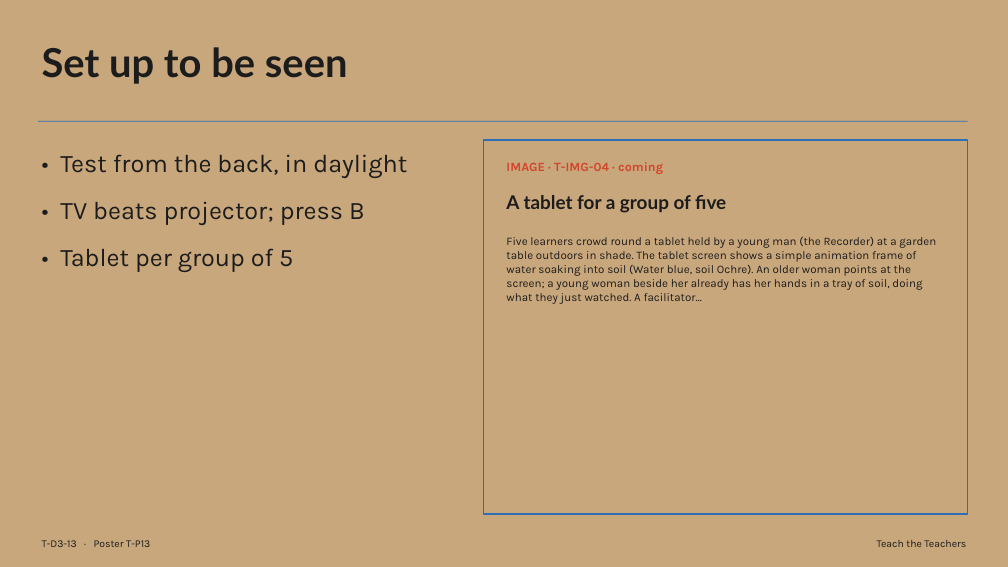
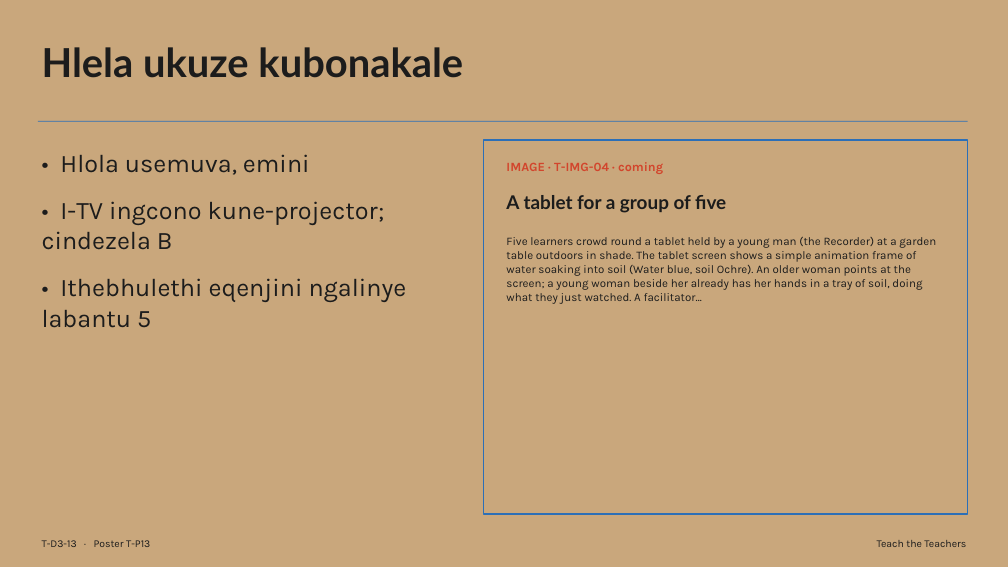
Before and after one commit to rorymclark-prog/ImbewuField, a slide deck: slide 13 of courses/build/teach-the-teachers/T-D3.zu.pptx. Drawn at 1008x567 pixels with LibreOffice and Linux fonts; fonts in the diff are those of the drawing. Boxes give left, top, right and bottom in pixels: in the first picture for what was removed or moved away, otherwise in the second. Text is boxed around its words. In the diff, an @@ line names an element or a change of style, - is before the commit and + after.

```diff
--- a/courses/build/teach-the-teachers/T-D3.zu.pptx
+++ b/courses/build/teach-the-teachers/T-D3.zu.pptx
@@ text at (42,47,463,78): text changed @@
-Set up to be seen
+Hlela ukuze kubonakale
@@ text at (42,154,407,328): text changed @@
-• Test from the back, in daylight
-• TV beats projector; press B
-• Tablet per group of 5
+• Hlola usemuva, emini
+• I-TV ingcono kune-projector; cindezela B
+• Ithebhulethi eqenjini ngalinye labantu 5
```
Also in this commit, not shown: 17 other slides changed, 38 other files.
